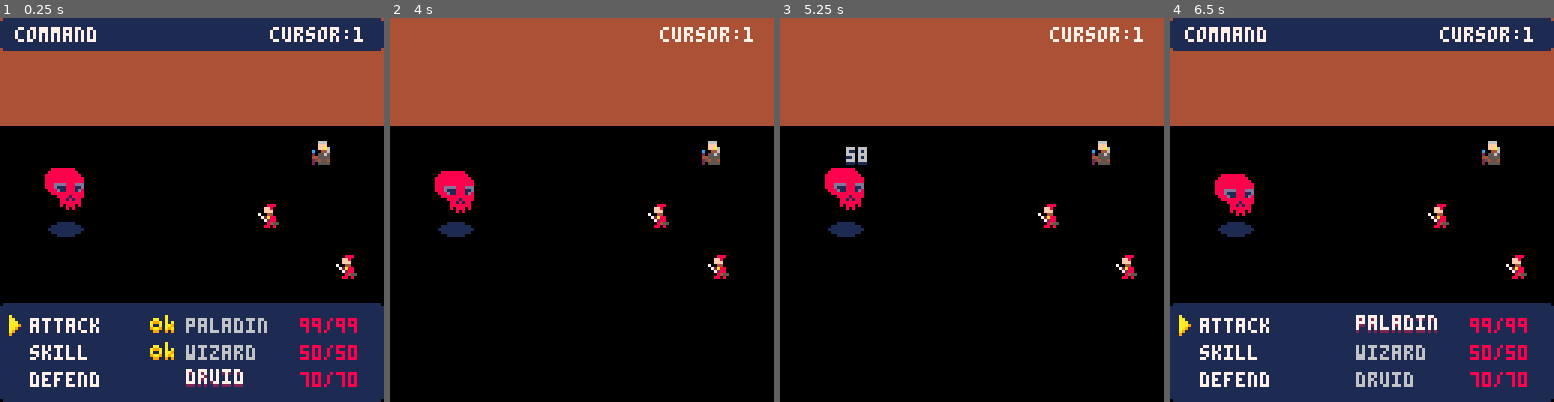
Above: before the commit, frames 1-4 (left to right).
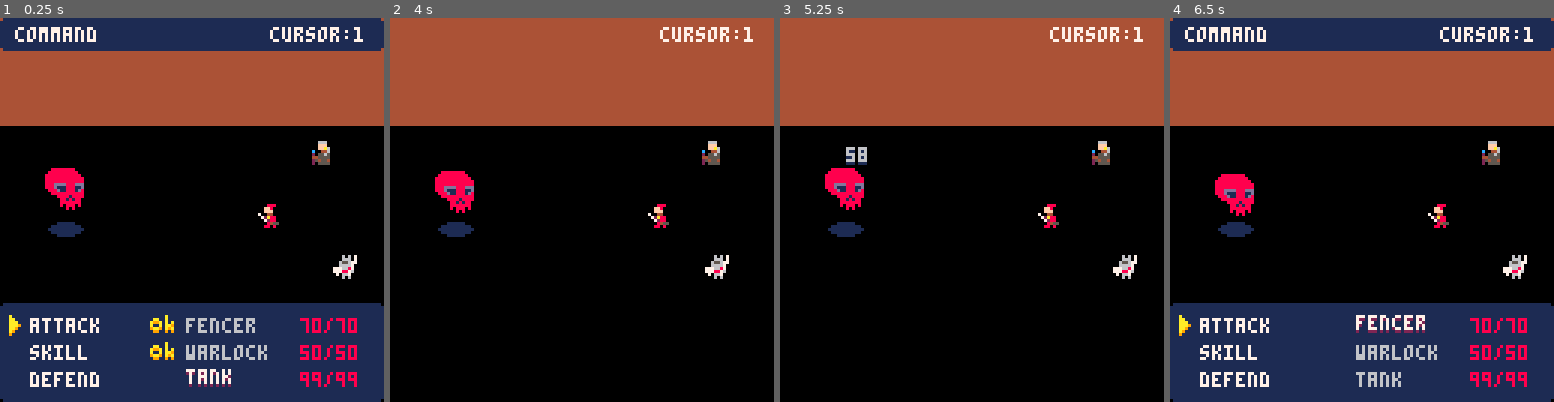
Above: after the commit, the same moments.

Repository: DevonOrxi/pico-rpg
Game: PICO-8 cartridge rpg.p8
The game is run twice, just before and just after one commit, with the same random seed, the same clock (stepped at 60 frames per second) and the same inputs.
Inputs:
- Up to frame 1 (0.25 s): no input
- Up to frame 2 (4 s): tap O (Z key) at 0.33, 0.7, 1.43, 2.22, 3.1, 3.98 s; tap X (X key) at 1.07, 2.07, 2.4, 2.73, 3.07, 3.4, 3.73 s; hold Down 2.42-2.82 s; hold Up from 3.58 s (still down)
- Up to frame 3 (5.25 s): tap X (X key) every 0.33 s from 4.07 to 5.07 s; release Up at 4.08 s; hold Down 4.58-5.08 s; tap O (Z key) at 4.87 s
- Up to frame 4 (6.5 s): tap X (X key) every 0.33 s from 5.4 to 6.4 s; tap O (Z key) at 5.75 s; hold Up 5.85-6.18 s

The runs differ from the first frame. In frame 1, 1.2% of the frame differs, in the area x 48-93%, y 61-97%; in frame 2, 0.3%; in frame 3, 0.3%; in frame 4, 1.2%.

Commit message:
Refactors

Diff:
--- a/ani.p8
+++ /dev/null
@@ -1,402 +0,0 @@
-pico-8 cartridge // http://www.pico-8.com
-version 43
-__lua__
-
-tps = 4
-
-
---
--- DATA ---
---
-char = {
-  x = 64,
-  y = 64,
-  spr = 1,
-  anim = {
-    id = "idle",
-    frame = 1,
-    ticker = 1
-  },
-  is_flashing = 0,
-  anim_frame_data = {
-    idle = { 1 },
-    prep_atk = { 2 },
-    attack = { 3, 4, 5 }
-  }
-}
-
-enemy = {
-  x = 48,
-  y = 64,
-  spr = 66,
-  is_flashing = 0
-}
-
-dmg_counters = {}
-is_flashing_enemy = 0
-
---
--- TASK MANAGER ---
---
-taskmgr = {
-  executing = {},
-  queue = {}
-}
-
-function new_task(args)
-  local t = {
-    state = "awaiting",
-    next = args.next,
-    on_start = args.on_start,
-    on_tick = args.on_tick,
-    is_finished = args.is_finished,
-    on_done = args.on_done
-  }
-
-  t.co = cocreate(function()
-    t.state = "executing"
-    if t.on_start then t:on_start() end
-
-    local finished = false or not t.on_tick
-    while not finished do
-      t:on_tick()
-
-      if t.is_finished then
-        finished = t:is_finished()
-      else
-        finished = true
-      end
-      yield()
-    end
-
-    if t.on_done then t:on_done() end
-  end)
-
-  return t
-end
-
-function taskmgr.add(t)
-  add(taskmgr.queue, t)
-end
-
-local function start_queued()
-  for t in all(taskmgr.queue) do
-    add(taskmgr.executing, t)
-    del(taskmgr.queue, t)
-  end
-end
-
-local function tick_executing()
-  for t in all(taskmgr.executing) do
-
-    local ok, err = coresume(t.co)
-    if not ok then
-      del(taskmgr.executing, t)
-    elseif costatus(t.co) == "dead" then
-      if t.next then
-        if type(t.next) == "table" and t.next[1] then
-          for nt in all(t.next) do
-            taskmgr.add(nt)
-          end
-        else
-          taskmgr.add(t.next)
-        end
-      end
-      del(taskmgr.executing, t)
-    end
-  end
-end
-
-function taskmgr.update()
-  start_queued()
-  tick_executing()
-end
-
--- =========================================================
--- ciclo principal de pico-8
-function _init()
-  example_setup()
-end
-
-function _update()
-  taskmgr.update()
-  update_chars()
-  is_flashing_enemy -= 1
-end
-
-function _draw()
-  cls()
-  draw_chars()
-end
-
-function update_chars()
-  local c = char
-  c.anim.ticker += 1
-
-  if c.anim.ticker >= tps then
-    c.anim.ticker = 0
-    local cur = c.anim_frame_data[c.anim.id]
-
-    c.anim.frame += 1
-    if c.anim.frame > #cur then
-      if c.anim.looping then
-        c.anim.frame = 1
-      else
-        c.anim.frame = #cur
-      end
-    end
-    c.spr = cur[c.anim.frame]
-  end
-
-  for i = #dmg_counters, 1, -1 do
-    local elem = dmg_counters[i]
-		if elem then
-			elem.timer -= 1
-
-			if elem.timer <= 0 then
-				deli(dmg_counters, i)
-			else
-				elem.vx += elem.ax
-				elem.vy += elem.ay
-				elem.x += elem.vx
-				elem.y += elem.vy
-			end
-		end
-  end
-end
-
-function draw_chars()
-  local c = char
-  spr(c.spr, c.x, c.y)
-  if is_flashing_enemy > 0 then
-    pal({[3]=7, [12]=7})
-    spr(66, 48, 64)
-    pal()
-  else
-    spr(66, 48, 64)
-  end
-  draw_dmg_counters()
-end
-
-function example_setup()
-  local t1 =
-    new_task {
-      on_start = function(self)
-        await(3)
-        start_char_anim(char, "prep_atk")
-        await(1)
-        start_char_anim(char, "attack")
-        lerp_char_pos(char, 24, char.y, 0.12)
-        is_flashing_enemy = 4
-        sfx(2)
-        await(0.2)
-        add_damage_counter("58", 48 + 4, 64 + 4)
-      end
-    }
-
-  taskmgr.add(t1)
-end
-
-function lerp_char_pos(c, tx, ty, seconds)
-  local sx, sy = c.x, c.y
-  local frames = max(1, flr(seconds * stat(7) + 0.5))
-
-  for i=1,frames do
-    local t = i / frames
-    c.x = sx + (tx - sx) * t
-    c.y = sy + (ty - sy) * t
-    yield()
-  end
-
-  c.x, c.y = tx, ty
-end
-
-function start_char_anim(char, anim_id)
-  char.anim = {
-    id = anim_id,
-    frame = 1,
-    ticker = 1
-  }
-end
-
-function await(secs)
-  local frames = max(0, flr((secs or 0) * 30 + 0.5))
-  for i=1, frames do
-    yield()
-  end
-end
-
-function add_damage_counter(dmg, ax, ay)
-  add(dmg_counters, {
-    text = dmg,
-    x = ax,
-    y = ay,
-    color_fg = 7,
-    color_bg = 1,
-    color_fg_fade = 6,
-    color_bg_fade = 0,
-    vx = 0,
-    vy = -2.5,
-    timer = to_frames(0.6),
-    ax = 0.025,
-    ay = 0.25
-  })
-end
-
-function draw_dmg_counters()
-  for i = 1, #dmg_counters do
-		local dmg = dmg_counters[i]
-		if dmg.vy <= 0 then
-			print(dmg.text, dmg.x, dmg.y, dmg.color_bg_fade)
-			print(dmg.text, dmg.x, dmg.y - 1, dmg.color_fg)
-		else
-			print(dmg.text, dmg.x, dmg.y, dmg.color_bg)
-			print(dmg.text, dmg.x, dmg.y - 1, dmg.color_fg_fade)
-		end
-	end
-end
-
-function to_seconds(frames)
-	return frames / stat(7)
-end
-
-function to_frames(seconds)
-  return seconds * stat(7)
-end
-…(137 lines of a section not shown)…
--- a/rpg.p8
+++ b/rpg.p8
@@ -60,9 +60,9 @@
 skill_aux = {}
 
 classes = {
-	paladin = { command.attack, command.skill, command.defend },
-	wizard = { command.attack, command.skill, command.defend },
-	druid = { command.attack, command.skill, command.defend }
+	fencer = { command.attack, command.skill, command.defend },
+	warlock = { command.attack, command.skill, command.defend },
+	tank = { command.attack, command.skill, command.defend }
 }
 
 fx = {
@@ -76,13 +76,13 @@
 
 --actor-templates
 templates = {
-	paladin = {
-		name = "paladin",
-		m_hp = 99, c_hp = 99,
-		atk = 7, def = 10,
-		spd = 5, mag = 4,
+	fencer = {
+		name = "fencer",
+		m_hp = 70, c_hp = 70,
+		atk = 9, def = 6,
+		spd = 8, mag = 1,
 		spr = 1,
-		skillset = classes.paladin,
+		skillset = classes.fencer,
 		anim_frames = {
 			idle = { 1 },
 			prep_atk = { 2 },
@@ -90,13 +90,13 @@
 		}
 	},
 
-	wizard = {
-		name = "wizard",
+	warlock = {
+		name = "warlock",
 		m_hp = 50, c_hp = 50,
 		atk = 2, def = 4,
 		spd = 3, mag = 9,
 		spr = 17,
-		skillset = classes.wizard,
+		skillset = classes.warlock,
 		learned = {
 			fireball = "fireball"
 		},
@@ -107,17 +107,17 @@
 		}
 	},
 
-	druid = {
-		name = "druid",
-		m_hp = 70, c_hp = 70,
-		atk = 9, def = 6,
-		spd = 8, mag = 1,
-		spr = 1,
-		skillset = classes.druid,
+	tank = {
+		name = "tank",
+		m_hp = 99, c_hp = 99,
+		atk = 7, def = 10,
+		spd = 5, mag = 4,
+		spr = 33,
+		skillset = classes.tank,
 		anim_frames = {
-			idle = { 1 },
-			prep_atk = { 2 },
-			attack = { 3, 4, 5 }
+			idle = { 33 },
+			prep_atk = { 34 },
+			attack = { 35, 36, 37 }
 		}
 	},
 
@@ -342,9 +342,9 @@
 --#pub-func
 function _init()
 	players = {
-		instance_char(templates.paladin, pc_slots[1]),
-		instance_char(templates.wizard, pc_slots[2]),
-		instance_char(templates.druid, pc_slots[3])
+		instance_char(templates.fencer, pc_slots[1]),
+		instance_char(templates.warlock, pc_slots[2]),
+		instance_char(templates.tank, pc_slots[3])
 	}
 
 	enemies = {
Not shown, changed: 136 lines of the sprite sheet (__gfx__) section of ani.p8
Not shown, changed: the sound effects (__sfx__) section of ani.p8
Not shown, changed: 17 lines of the sprite sheet (__gfx__) section of rpg.p8
